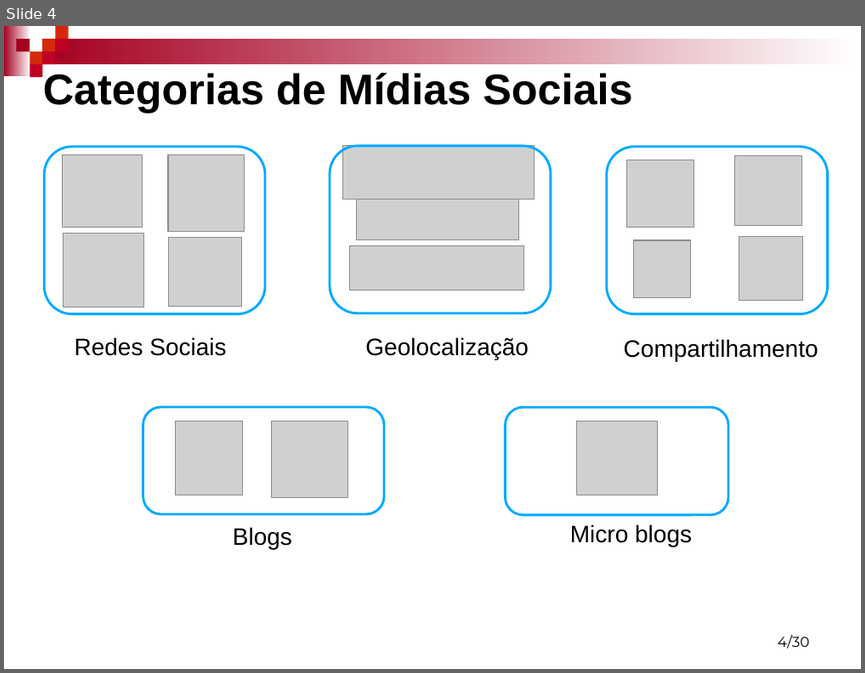
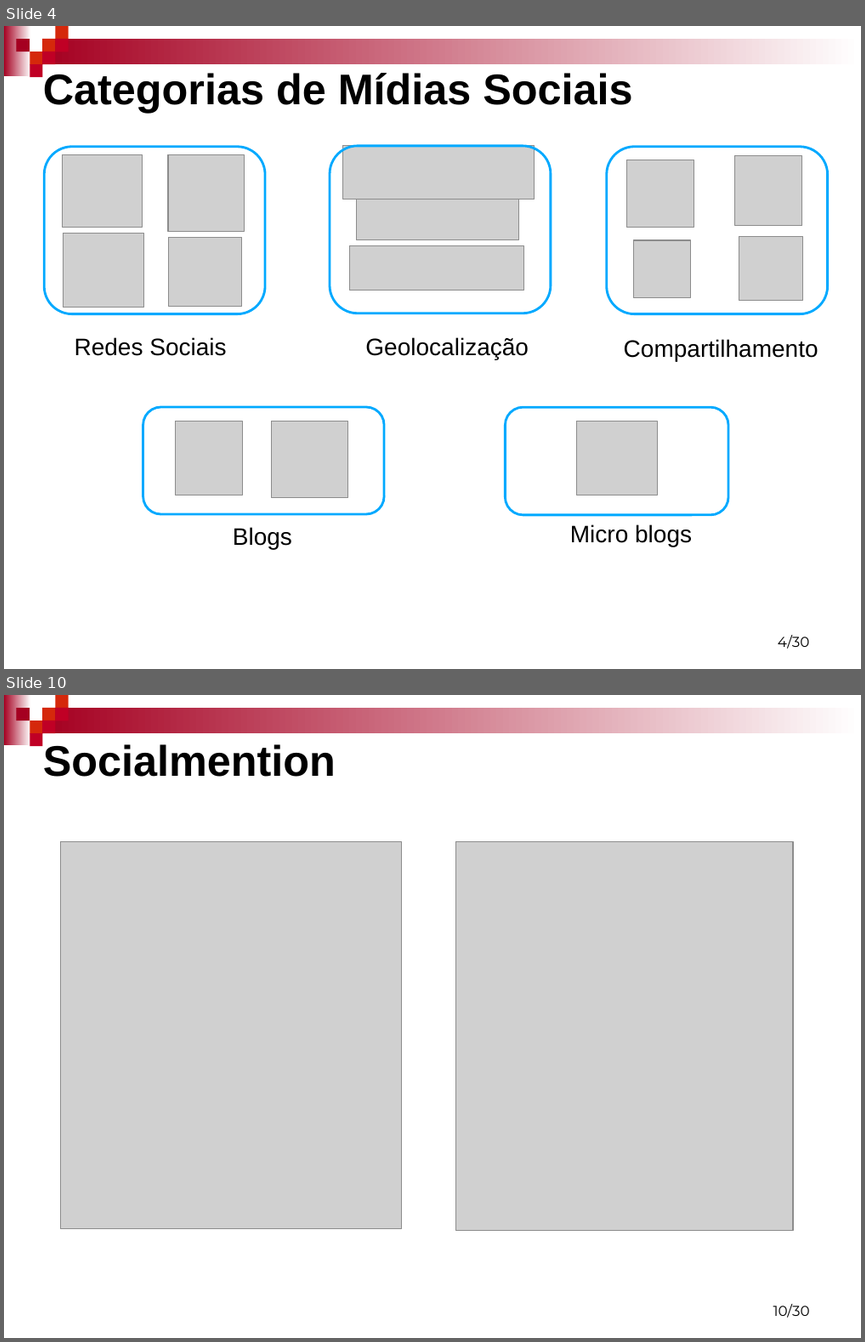
Before and after one commit to mfernado/my-project-socialmonitor, a slide deck: Artigo/Monitoramento de mídias Sociais - Marcos e Robson.ppt. Shown one above the other, each under a label of ours: slide 4 before the commit, slides 4 and 10 after it; the slides between them are not shown. The pictures are 865x673 and 865x1342 pixels, drawn with LibreOffice and Linux fonts; fonts in the diff are those of the drawing; grey boxes stand for pictures; background and template pictures are left out. Boxes give left, top, right and bottom in pixels: in the first picture for what was removed or moved away, otherwise in the second. Text is boxed around its words. In the diff, an @@ line names an element or a change of style, - is before the commit and + after.

```diff
--- a/Artigo/Monitoramento de mídias Sociais - Marcos e Robson.ppt
+++ b/Artigo/Monitoramento de mídias Sociais - Marcos e Robson.ppt
@@ slide 10 added at (4, 695, 861, 1338), background #FFFFFF; not listed: 9 template elements that a slide beside it also shows @@
@@ title added at (43, 744, 336, 777), 36 pt, text #000000, bold @@
+Socialmention
@@ picture added at (61, 841, 402, 1229) @@
@@ picture added at (455, 841, 793, 1231) @@
@@ page number added at (773, 1304, 810, 1317), 12 pt, text #000000 @@
+10/30
```
Also in this commit, not shown: 5 slides changed, 11 other slides added, 1 slide removed, 30 other files.
